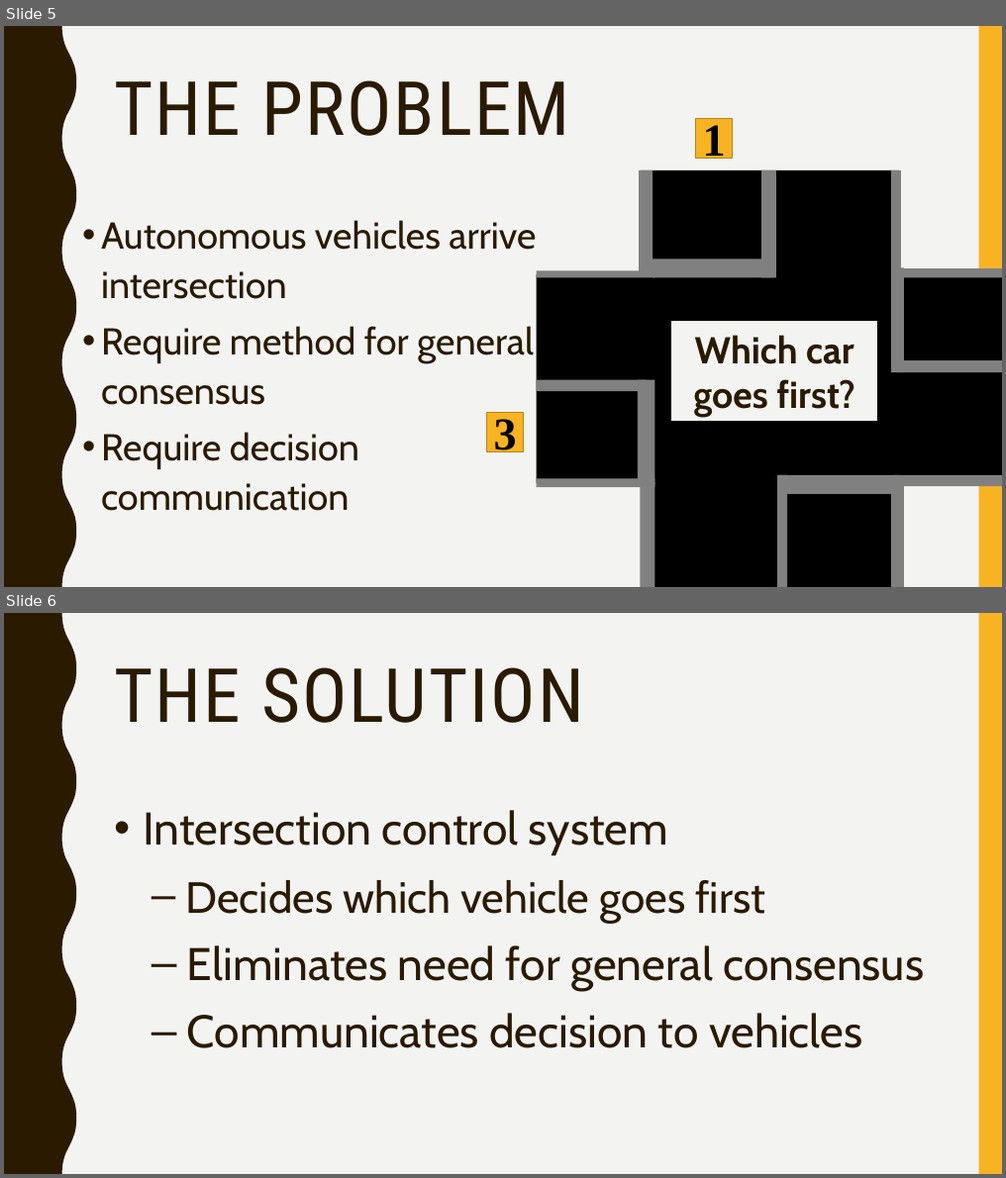
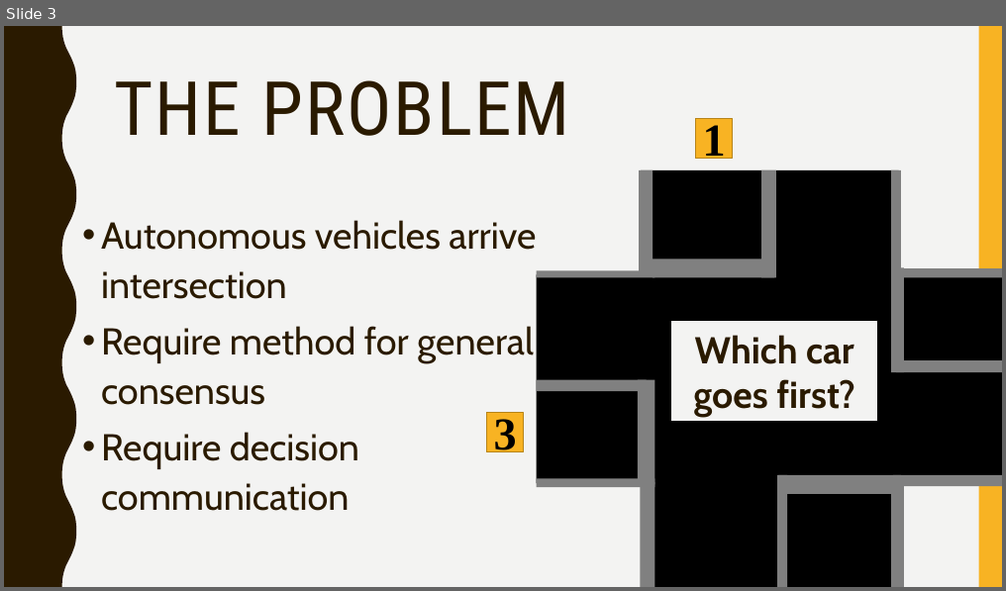
Before and after one commit to jean-lucas/vic, a slide deck: Presentation/Vehicle-Intersection-Control-Presentation.pptx. Shown one above the other, each under a label of ours: slides 5 and 6 before the commit, slide 3 after it. The pictures are 1006x1178 and 1006x591 pixels, drawn with LibreOffice and Linux fonts; fonts in the diff are those of the drawing. Boxes give left, top, right and bottom in pixels: in the first picture for what was removed or moved away, otherwise in the second. Text is boxed around its words. In the diff, an @@ line names an element or a change of style, - is before the commit and + after.

```diff
--- a/Presentation/Vehicle-Intersection-Control-Presentation.pptx
+++ b/Presentation/Vehicle-Intersection-Control-Presentation.pptx
@@ slide 6 removed at bbox=[4, 613, 1002, 1174], background #F3F3F2; not listed: 2 template elements that a slide beside it also shows @@
@@ title removed at bbox=[114, 667, 584, 723] @@
-THE SOLUTION
@@ text removed at bbox=[143, 810, 924, 1049] @@
-• Intersection control system
-  – Decides which vehicle goes first
-  – Eliminates need for general consensus
-  – Communicates decision to vehicles
@@ what was slide 5 is now slide 3 @@
```
Also in this commit, not shown: 6 slides changed, 5 slides added, 4 other slides removed.
